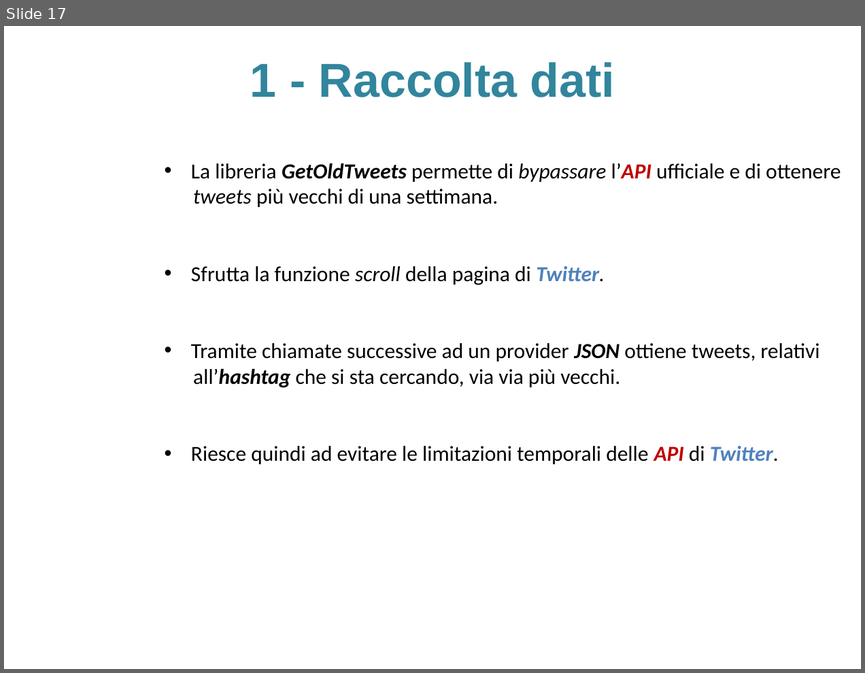
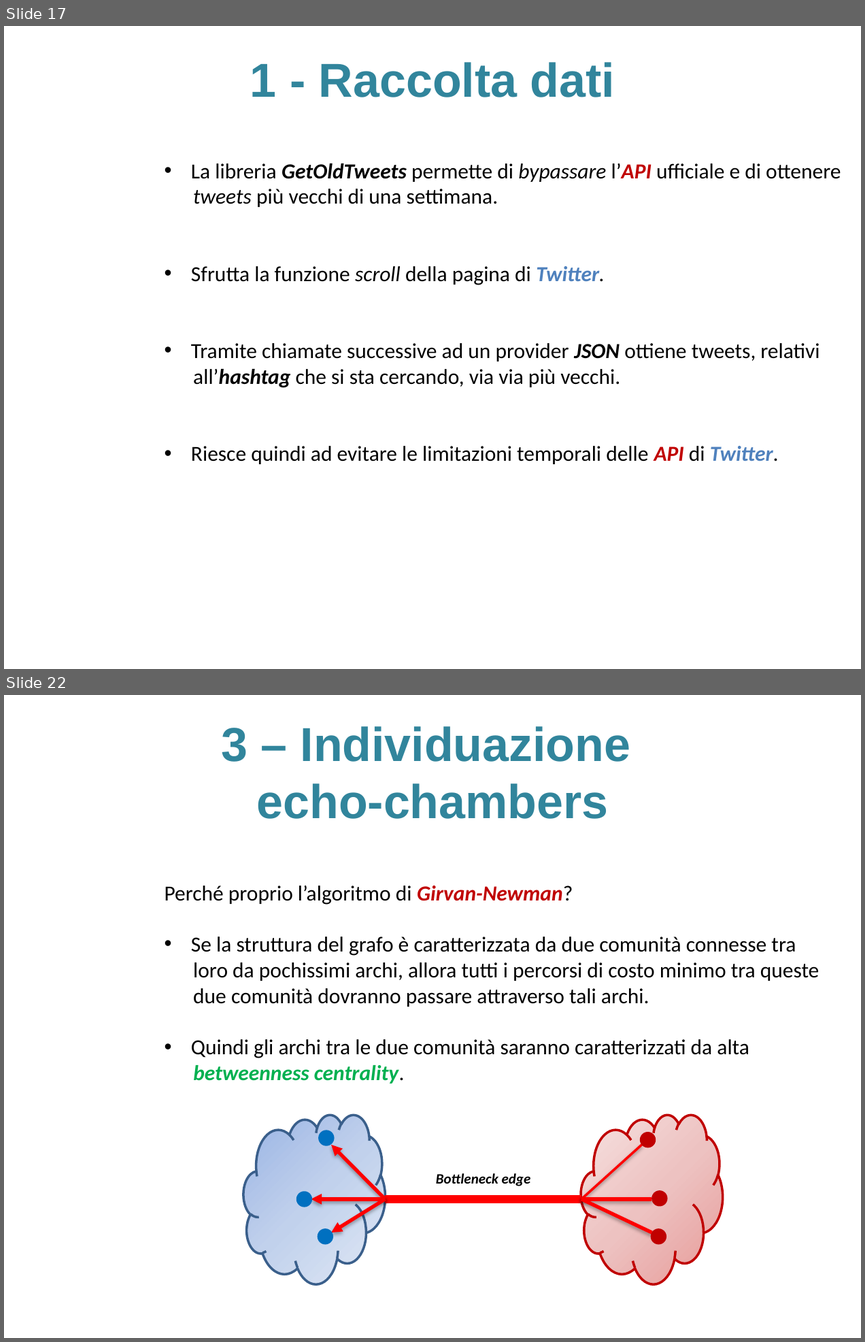
Before and after one commit to sidious1991/TesiLatex, a slide deck: PRESENTAZIONE_TESI/presentazione_agostini_stefano.pptx. Shown one above the other, each under a label of ours: slide 17 before the commit, slides 17 and 22 after it; the slides between them are not shown. The pictures are 865x673 and 865x1342 pixels, drawn with LibreOffice and Linux fonts; fonts in the diff are those of the drawing; background and template pictures are left out. Boxes give left, top, right and bottom in pixels: in the first picture for what was removed or moved away, otherwise in the second. Text is boxed around its words. In the diff, an @@ line names an element or a change of style, - is before the commit and + after.

```diff
--- a/PRESENTAZIONE_TESI/presentazione_agostini_stefano.pptx
+++ b/PRESENTAZIONE_TESI/presentazione_agostini_stefano.pptx
@@ slide 22 added at [4, 695, 861, 1338], background picture (left out) @@
@@ title added at [221, 726, 630, 819], 40 pt, text #31859C, bold @@
+3 – Individuazione
+echo-chambers
@@ text added at [164, 885, 819, 1083], 18 pt, text #000000 @@
+Perché proprio l’algoritmo di Girvan-Newman?
+• Se la struttura del grafo è caratterizzata da due comunità connesse tra
+loro da pochissimi archi, allora tutti i percorsi di costo minimo tra queste
+due comunità dovranno passare attraverso tali archi.
+• Quindi gli archi tra le due comunità saranno caratterizzati da alta
+betweenness centrality.
@@ cloud added at [244, 1114, 385, 1284], fill gradient #9AB5E4 to #C2D1ED to #E1E8F5, outline #3A5F8C 2 pt @@
@@ cloud added at [581, 1114, 722, 1284], fill gradient #E79A99 to #EEC2C1 to #F6E1E1, outline #C00000 2 pt @@
@@ ellipse added at [320, 1131, 333, 1145], fill #0070C0, outline #0070C0 2 pt @@
@@ ellipse added at [640, 1133, 654, 1147], fill #C00000, outline #C00000 2 pt @@
@@ arrow added from (385, 1199) to (331, 1145), #FF0000 3 pt @@
@@ line added from (581, 1199) to (641, 1145), #FF0000 2 pt @@
@@ text added at [436, 1173, 531, 1186], 12 pt, text #000000, bold, italic @@
+Bottleneck edge
@@ ellipse added at [298, 1192, 311, 1206], fill #0070C0, outline #0070C0 2 pt @@
@@ arrow added from (385, 1199) to (311, 1199), #FF0000 3 pt @@
@@ arrow added from (385, 1199) to (331, 1232), #FF0000 3 pt @@
@@ line added from (385, 1199) to (581, 1199), #FF0000 7 pt @@
@@ line added from (581, 1199) to (652, 1199), #FF0000 3 pt @@
@@ line added from (581, 1199) to (652, 1232), #FF0000 3 pt @@
@@ ellipse added at [653, 1191, 666, 1205], fill #C00000, outline #C00000 2 pt @@
@@ ellipse added at [318, 1229, 332, 1243], fill #0070C0, outline #0070C0 2 pt @@
@@ ellipse added at [652, 1229, 666, 1243], fill #C00000, outline #C00000 2 pt @@
```
Also in this commit, not shown: 7 slides changed, 8 other slides added, 3 other files.
